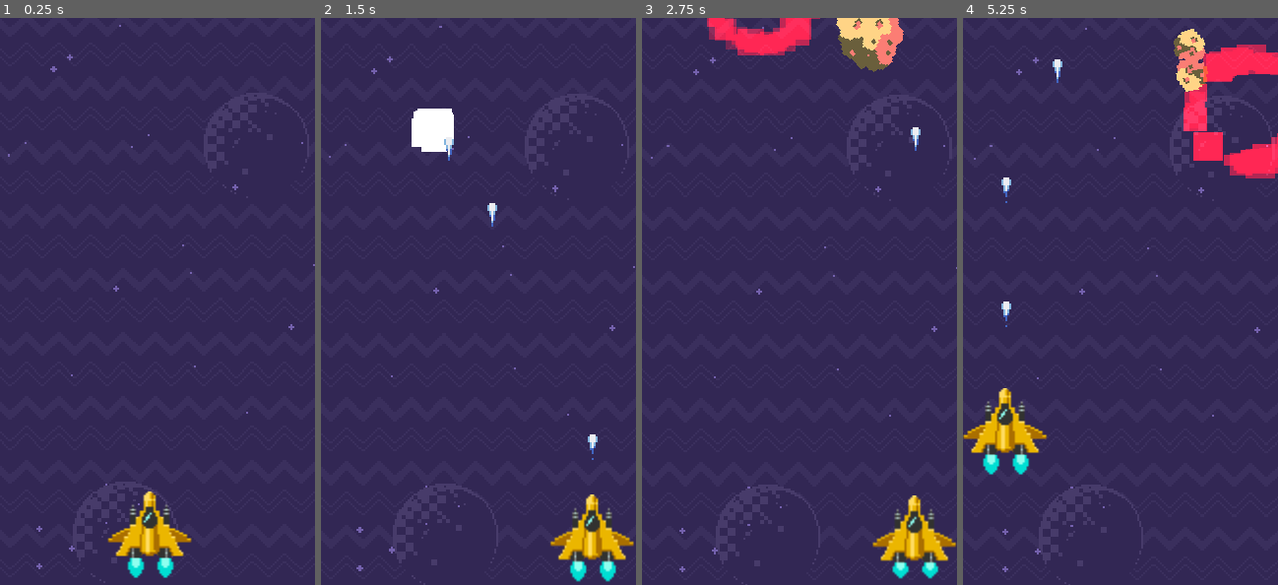
Above: before the commit, frames 1-4 (left to right).
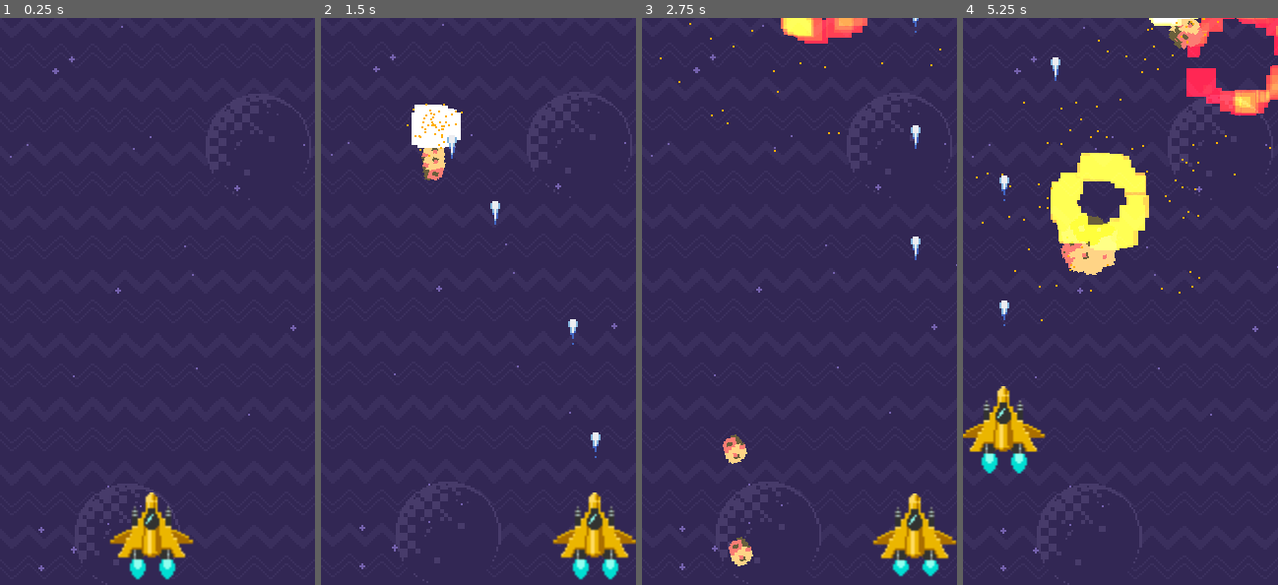
Above: after the commit, the same moments.

Repository: mateusaraujo1/astro-survivor
Game: Godot game, scene res://scenes/game.tscn
The game is run twice, just before and just after one commit, with the same random seed, the same clock (stepped at 60 frames per second) and the same inputs.
Inputs:
- Up to frame 1 (0.25 s): no input
- Up to frame 2 (1.5 s): tap Enter (ui_accept) at 0.5, 0.6, 0.77, 1.07, 1.35 s; hold Right (ui_right) 0.53-1.28 s; hold Down (ui_down) from 1.28 s (still down)
- Up to frame 3 (2.75 s): tap Enter (ui_accept) at 1.52, 1.82, 2.1 s; release Down (ui_down) at 2.03 s; hold Right (ui_right) from 2.03 s (still down)
- Up to frame 4 (5.25 s): release Right (ui_right) at 2.78 s; hold Up (ui_up) 2.78-3.53 s; tap Enter (ui_accept) at 2.85, 3.02, 3.32, 3.6, 3.77, 4.07, 4.35, 4.52, 4.82, 5.1 s; hold Left (ui_left) 3.53-5.03 s; hold Down (ui_down) from 5.03 s (still down)

The runs differ from the first frame. In frame 1, 1.5% of the frame differs, in the area x 2-100%, y 1-100%; in frame 2, 2.7%; in frame 3, 5.4%; in frame 4, 11%, in the area x 0-100%, y 0-98%.

Commit message:
a12: mais particulas e asteroides se partem

Diff:
--- a/scenes/explosion.tscn
+++ b/scenes/explosion.tscn
@@ -24,6 +24,16 @@
 scale_random = 0.76
 color_ramp = SubResource( 2 )
 
+[sub_resource type="ParticlesMaterial" id=5]
+flag_disable_z = true
+spread = 180.0
+gravity = Vector3( 0, 0, 0 )
+initial_velocity = 140.0
+initial_velocity_random = 0.59
+orbit_velocity = 0.0
+orbit_velocity_random = 0.0
+color = Color( 1, 0.690196, 0, 1 )
+
 [node name="explosion" type="Node2D"]
 script = ExtResource( 1 )
 
@@ -34,3 +44,10 @@
 one_shot = true
 explosiveness = 0.9
 process_material = SubResource( 3 )
+
+[node name="sparks" type="Particles2D" parent="."]
+emitting = false
+amount = 50
+one_shot = true
+explosiveness = 0.87
+process_material = SubResource( 5 )
--- a/scripts/asteroide.gd
+++ b/scripts/asteroide.gd
@@ -14,7 +14,8 @@
 		a.visible = false
 	#puxa todos os filhos do grupo "asteroides" e deixa invisiveis
 
-	chosen = (randi() % $asteroides.get_child_count()) + 1
+	if not chosen:
+		chosen = (randi() % $asteroides.get_child_count()) + 1
 	#gera um numero aleatorio entre 1 e 5
 
 	var node = get_node("asteroides/asteroid-" + str(chosen))
@@ -38,7 +39,7 @@
 	#quando asteroide some na lateral, aparece na outra lateral
 
 	if global_position.y > 300:
-		queue_free()
+		global_position.y = -60
 
 
 func _on_area_area_entered(area):
--- a/scripts/camera.gd
+++ b/scripts/camera.gd
@@ -1,7 +1,7 @@
 extends Camera2D
 
 var time = 0
-var forca = 1
+var forca = 0
 
 func _ready():
 	pass
@@ -15,7 +15,7 @@
 		global_position = Vector2(forca, forca).rotated(time)
 		#faz a camera girar/tremer
 
-		forca = lerp(forca, 0, .01)
+		forca = lerp(forca, 0, .05)
 
 	#lerp faz ir de um valor (param 1) a outro valor (param 2) gradualmente (param 3)
 	#ou seja, faz o tremer ir parando aos poucos
--- a/scripts/explosion.gd
+++ b/scripts/explosion.gd
@@ -3,10 +3,11 @@
 
 func _ready():
 	$particles.emitting = true
+	$sparks.emitting = true
 
 
 # Called every frame. 'delta' is the elapsed time since the previous frame.
 func _process(delta):
-	if not $particles.emitting:
+	if not $particles.emitting and not $sparks.emitting:
 		queue_free()
-	#apaga as particulas de explosao depois que elas emitem
+	#apaga as particulas de explosao e de faisca depois que elas emitem
--- a/scripts/inimigos.gd
+++ b/scripts/inimigos.gd
@@ -16,8 +16,7 @@
 
 func _on_spawn_timer_timeout():
 	#quando o timer acabar, vai criar o inimigo
-	var asteroide = PRE_ASTEROIDE.instance()
-	asteroide.connect("destroied", self, "on_asteroide_destroied")
+	var asteroide = criar_asteroide()
 	add_child(asteroide)
 	asteroide.global_position = Vector2(rand_range(40, 120), -60)
 	restartTimer()
@@ -27,6 +26,21 @@
 	$spawn_timer.start()
 
 func on_asteroide_destroied(asteroide):
+	#se o asteroide destruido for grande, será partido em dois
+	if asteroide.chosen >= 3:
+		for a in range((randi() % 3) + 1):
+			var asteroide_partido = criar_asteroide()
+			asteroide_partido.chosen = (randi() % 2) + 1 #faz com que o asteroide partido seja o 1 ou 2 (pequeno)
+			add_child(asteroide_partido)
+			asteroide_partido.global_position = asteroide.global_position
+			#a posicao dele ficará na posicao do antigo asteroide
+
 	var explosao = PRE_EXPLOSAO.instance()
 	add_child(explosao)
 	explosao.global_position = asteroide.global_position
+	#quando o asteroide é destruido, add a explosao
+
+func criar_asteroide():
+	var asteroide = PRE_ASTEROIDE.instance()
+	asteroide.connect("destroied", self, "on_asteroide_destroied")
+	return asteroide
--- a/scripts/ship.gd
+++ b/scripts/ship.gd
@@ -41,9 +41,9 @@
 		direcao_y += 1
 
 	if Input.is_action_just_pressed("ui_accept"):
-		if get_tree().get_nodes_in_group("lasers").size() < 3:
+		if get_tree().get_nodes_in_group("lasers").size() < 7:
 			#"lasers" é o grupo de lasers existentes (que estão visiveis na tela)
-			#só pode disparar se houver menos de 3 tiros
+			#só pode disparar se houver menos de 7 tiros
 			var laser = PRE_LASER.instance()
 			lasers.add_child(laser)
 			#adiciona laser como filho
Not shown: 1 places in scenes/explosion.tscn that only renumber resources
